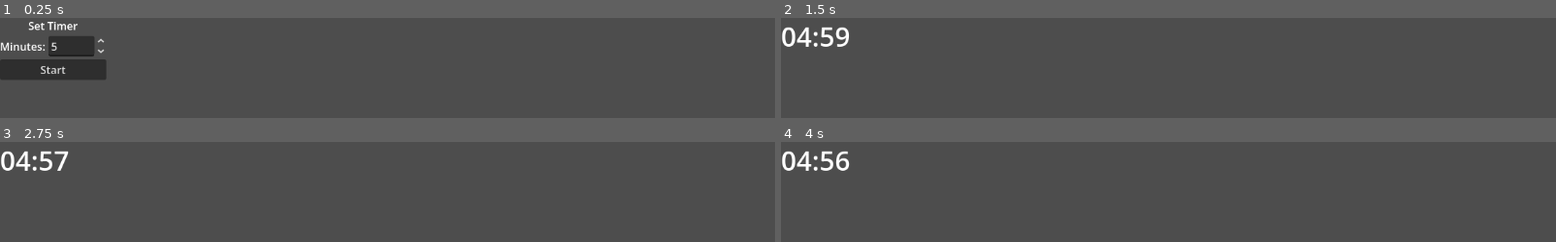
Above: before the commit, frames 1-4 (two rows, left to right).
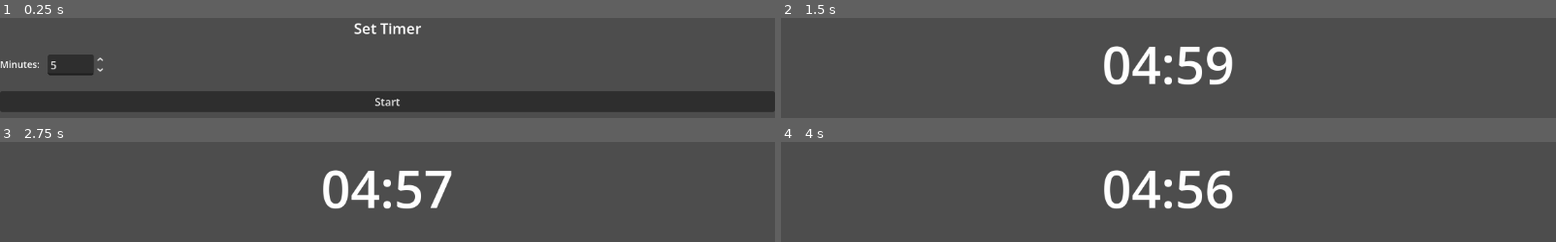
Above: after the commit, the same moments.

Repository: GiaZozula/timer-app
Game: Godot game, scene res://scenes/main.tscn
The game is run twice, just before and just after one commit, with the same random seed, the same clock (stepped at 60 frames per second) and the same inputs.
Inputs:
- Up to frame 1 (0.25 s): no input
- Up to frame 2 (1.5 s): click "Start" at 0.5 s; tap Enter at 1.25 s
- Up to frame 3 (2.75 s): tap Space at 2 s
- Up to frame 4 (4 s): tap Enter at 3.5 s

The runs differ from the first frame. In frame 1, 25% of the frame differs, in the area x 0-100%, y 3-95%; in frame 2, 3.7%; in frame 3, 3.4%; in frame 4, 3.7%.

Commit message:
add safescreen and responsiveness

Diff:
--- a/Godot/timer-app/project.godot
+++ b/Godot/timer-app/project.godot
@@ -15,6 +15,10 @@
 config/features=PackedStringArray("4.6", "Mobile")
 config/icon="res://icon.svg"
 
+[display]
+
+window/handheld/orientation=1
+
 [physics]
 
 3d/physics_engine="Jolt Physics"
--- a/Godot/timer-app/scenes/main.tscn
+++ b/Godot/timer-app/scenes/main.tscn
@@ -2,12 +2,11 @@
 
 [ext_resource type="Script" uid="uid://bnwpysmdnjtis" path="res://scripts/core/main.gd" id="1_jyhfs"]
 [ext_resource type="Script" uid="uid://c4dfx7vyx64je" path="res://scripts/core/TimerController.gd" id="1_o5qli"]
-[ext_resource type="PackedScene" uid="uid://d01jwr4g2s6vx" path="res://scenes/ui/SetupScreen.tscn" id="2_0wfyh"]
 [ext_resource type="PackedScene" uid="uid://c2rig1h3try4q" path="res://scenes/animation/CatScene.tscn" id="3_o6xl0"]
-[ext_resource type="Script" uid="uid://dohslqwjte4f" path="res://scripts/ui/SetupScreen.gd" id="3_sugp2"]
 [ext_resource type="Script" uid="uid://bx5vf5qqgnswn" path="res://scripts/core/ThemeController.gd" id="3_tipki"]
-[ext_resource type="PackedScene" uid="uid://f0f7ynvy8vt2" path="res://scenes/ui/RunScreen.tscn" id="5_tbgi4"]
-[ext_resource type="Script" uid="uid://dbxrhjpfu6cwc" path="res://scripts/ui/RunScreen.gd" id="6_tefeu"]
+[ext_resource type="PackedScene" uid="uid://c0safe4re4root" path="res://scenes/ui/SafeAreaRoot.tscn" id="4_safe"]
+[ext_resource type="PackedScene" uid="uid://d01jwr4g2s6vx" path="res://scenes/ui/SetupScreen.tscn" id="5_setup"]
+[ext_resource type="PackedScene" uid="uid://f0f7ynvy8vt2" path="res://scenes/ui/RunScreen.tscn" id="6_run"]
 
 [node name="Main" type="Node" unique_id=1691925178]
 script = ExtResource("1_jyhfs")
@@ -18,56 +17,17 @@
 [node name="ThemeController" type="Node" parent="." unique_id=459119740]
 script = ExtResource("3_tipki")
 
-[node name="AudioController" type="Node" parent="." unique_id=1536974650]
+[node name="AudioController" type="Node" parent="." unique_id=459119741]
 
-[node name="AnimationRoot" type="Node2D" parent="." unique_id=1294286516]
+[node name="AnimationRoot" type="Node2D" parent="." unique_id=1294285176]
 
 [node name="CatScene" parent="AnimationRoot" unique_id=1754846696 instance=ExtResource("3_o6xl0")]
 
 [node name="UI" type="CanvasLayer" parent="." unique_id=1223684271]
 
-[node name="SetupScreen" parent="UI" unique_id=1127414695 instance=ExtResource("2_0wfyh")]
-script = ExtResource("3_sugp2")
+[node name="SafeAreaRoot" parent="UI" unique_id=1223684272 instance=ExtResource("4_safe")]
 
-[node name="VBoxContainer" type="VBoxContainer" parent="UI/SetupScreen" unique_id=1149377807]
-layout_mode = 0
-offset_right = 40.0
-offset_bottom = 40.0
+[node name="SetupScreen" parent="UI/SafeAreaRoot" unique_id=1127414695 instance=ExtResource("5_setup")]
 
-[node name="TitleLabel" type="Label" parent="UI/SetupScreen/VBoxContainer" unique_id=1352503530]
-layout_mode = 2
-text = "Set Timer"
-horizontal_alignment = 1
-
-[node name="HBoxContainer" type="HBoxContainer" parent="UI/SetupScreen/VBoxContainer" unique_id=1924276166]
-layout_mode = 2
-
-[node name="MinutesLabel" type="Label" parent="UI/SetupScreen/VBoxContainer/HBoxContainer" unique_id=1045114759]
-layout_mode = 2
-text = "Minutes:"
-
-[node name="MinutesSpinBox" type="SpinBox" parent="UI/SetupScreen/VBoxContainer/HBoxContainer" unique_id=2009577000]
-layout_mode = 2
-min_value = 1.0
-max_value = 60.0
-value = 5.0
-
-[node name="StartButton" type="Button" parent="UI/SetupScreen/VBoxContainer" unique_id=552930494]
-layout_mode = 2
-text = "Start"
-
-[node name="RunScreen" parent="UI" unique_id=986875311 instance=ExtResource("5_tbgi4")]
+[node name="RunScreen" parent="UI/SafeAreaRoot" unique_id=986875311 instance=ExtResource("6_run")]
 visible = false
-script = ExtResource("6_tefeu")
-
-[node name="CenterContainer" type="CenterContainer" parent="UI/RunScreen" unique_id=1383749807]
-layout_mode = 0
-offset_right = 40.0
-offset_bottom = 40.0
-
-[node name="TimeLabel" type="Label" parent="UI/RunScreen/CenterContainer" unique_id=1197899998]
-layout_mode = 2
-theme_override_font_sizes/font_size = 40
-text = "00:00"
-horizontal_alignment = 1
-vertical_alignment = 1
--- a/Godot/timer-app/scenes/ui/RunScreen.tscn
+++ b/Godot/timer-app/scenes/ui/RunScreen.tscn
@@ -1,7 +1,51 @@
 [gd_scene format=3 uid="uid://f0f7ynvy8vt2"]
 
-[node name="RunScreen" type="Control" unique_id=986875311]
+[ext_resource type="Script" path="res://scripts/ui/RunScreen.gd" id="1_run"]
+
+[node name="RunScreen" type="Control"]
 layout_mode = 3
-anchors_preset = 0
-offset_right = 40.0
-offset_bottom = 40.0
+anchors_preset = 15
+anchor_right = 1.0
+anchor_bottom = 1.0
+offset_left = 0.0
+offset_top = 0.0
+offset_right = 0.0
+offset_bottom = 0.0
+grow_horizontal = 2
+grow_vertical = 2
+script = ExtResource("1_run")
+
+[node name="VBoxContainer" type="VBoxContainer" parent="."]
+layout_mode = 1
+anchors_preset = 15
+anchor_right = 1.0
+anchor_bottom = 1.0
+offset_left = 0.0
+offset_top = 0.0
+offset_right = 0.0
+offset_bottom = 0.0
+grow_horizontal = 2
+grow_vertical = 2
+theme_override_constants/separation = 0
+
+[node name="TimerStrip" type="MarginContainer" parent="VBoxContainer"]
+layout_mode = 2
+theme_override_constants/margin_left = 16
+theme_override_constants/margin_top = 16
+theme_override_constants/margin_right = 16
+theme_override_constants/margin_bottom = 16
+size_flags_vertical = 0
+
+[node name="CenterContainer" type="CenterContainer" parent="VBoxContainer/TimerStrip"]
+layout_mode = 2
+
+[node name="TimeLabel" type="Label" parent="VBoxContainer/TimerStrip/CenterContainer"]
+layout_mode = 2
+text = "00:00"
+horizontal_alignment = 1
+vertical_alignment = 1
+
+[node name="AnimationArea" type="Control" parent="VBoxContainer"]
+layout_mode = 2
+size_flags_vertical = 3
+mouse_filter = 2
--- /dev/null
+++ b/Godot/timer-app/scenes/ui/SafeAreaRoot.tscn
@@ -0,0 +1,16 @@
+[gd_scene format=3 uid="uid://1hi8rpdkwoih"]
+
+[ext_resource type="Script" path="res://scripts/ui/SafeAreaController.gd" id="1_safe"]
+
+[node name="SafeAreaRoot" type="MarginContainer"]
+layout_mode = 3
+anchors_preset = 15
+anchor_right = 1.0
+anchor_bottom = 1.0
+offset_left = 0.0
+offset_top = 0.0
+offset_right = 0.0
+offset_bottom = 0.0
+grow_horizontal = 2
+grow_vertical = 2
+script = ExtResource("1_safe")
--- a/Godot/timer-app/scenes/ui/SetupScreen.tscn
+++ b/Godot/timer-app/scenes/ui/SetupScreen.tscn
@@ -1,7 +1,52 @@
 [gd_scene format=3 uid="uid://d01jwr4g2s6vx"]
 
-[node name="Control" type="Control" unique_id=1127414695]
+[ext_resource type="Script" path="res://scripts/ui/SetupScreen.gd" id="1_setup"]
+
+[node name="SetupScreen" type="Control"]
 layout_mode = 3
-anchors_preset = 0
-offset_right = 40.0
-offset_bottom = 40.0
+anchors_preset = 15
+anchor_right = 1.0
+anchor_bottom = 1.0
+offset_left = 0.0
+offset_top = 0.0
+offset_right = 0.0
+offset_bottom = 0.0
+grow_horizontal = 2
+grow_vertical = 2
+script = ExtResource("1_setup")
+
+[node name="VBoxContainer" type="VBoxContainer" parent="."]
+layout_mode = 1
+anchors_preset = 15
+anchor_right = 1.0
+anchor_bottom = 1.0
+offset_left = 0.0
+offset_top = 0.0
+offset_right = 0.0
+offset_bottom = 0.0
+grow_horizontal = 2
+grow_vertical = 2
+theme_override_constants/separation = 24
+
+[node name="TitleLabel" type="Label" parent="VBoxContainer"]
+layout_mode = 2
+text = "Set Timer"
+horizontal_alignment = 1
+
+[node name="HBoxContainer" type="HBoxContainer" parent="VBoxContainer"]
+layout_mode = 2
+theme_override_constants/separation = 12
+
+[node name="MinutesLabel" type="Label" parent="VBoxContainer/HBoxContainer"]
+layout_mode = 2
+text = "Minutes:"
+
+[node name="MinutesSpinBox" type="SpinBox" parent="VBoxContainer/HBoxContainer"]
+layout_mode = 2
+min_value = 1.0
+max_value = 60.0
+value = 5.0
+
+[node name="StartButton" type="Button" parent="VBoxContainer"]
+layout_mode = 2
+text = "Start"
--- a/Godot/timer-app/scripts/core/ThemeController.gd
+++ b/Godot/timer-app/scripts/core/ThemeController.gd
@@ -1,4 +1,9 @@
 extends Node
+
+## Standard font sizes (points) shared across all themes. Not theme-specific.
+const FONT_SIZE_TITLE := 28
+const FONT_SIZE_BODY := 18
+const FONT_SIZE_TIMER := 96
 
 var theme_data: Dictionary = {}
 
@@ -54,3 +59,15 @@
 
 func get_audio_outro() -> String:
 	return theme_data.get("audio", {}).get("outro", "")
+
+
+func get_font_size(font_key: String) -> int:
+	match font_key:
+		"title":
+			return FONT_SIZE_TITLE
+		"body":
+			return FONT_SIZE_BODY
+		"timer":
+			return FONT_SIZE_TIMER
+		_:
+			return FONT_SIZE_BODY
--- a/Godot/timer-app/scripts/core/main.gd
+++ b/Godot/timer-app/scripts/core/main.gd
@@ -2,25 +2,26 @@
 
 @onready var timer_controller = $TimerController
 @onready var theme_controller = $ThemeController
-@onready var run_screen = $UI/RunScreen
-@onready var setup_screen = $UI/SetupScreen
+@onready var run_screen = $UI/SafeAreaRoot/RunScreen
+@onready var setup_screen = $UI/SafeAreaRoot/SetupScreen
 @onready var animation_controller = $AnimationRoot/CatScene/AnimationController
 
 
 func _ready():
-	# Load theme
 	theme_controller.load_theme("res://themes/cat_garden.theme.json")
 
-	# Connect timer signals
+	setup_screen.set_theme_controller(theme_controller)
+	setup_screen.apply_scaled_fonts()
+	run_screen.set_theme_controller(theme_controller)
+	run_screen.apply_scaled_fonts()
+
 	timer_controller.tick.connect(run_screen.update_time)
 	timer_controller.event_trigger.connect(animation_controller.play_event)
 	timer_controller.outro_start.connect(animation_controller.play_outro)
 	timer_controller.finished.connect(_on_timer_finished)
 
-	# Connect UI
 	setup_screen.start_pressed.connect(_on_start_pressed)
 
-	# Initial UI state
 	run_screen.visible = false
 	setup_screen.visible = true
 
--- a/Godot/timer-app/scripts/ui/RunScreen.gd
+++ b/Godot/timer-app/scripts/ui/RunScreen.gd
@@ -1,11 +1,43 @@
 extends Control
 
-@onready var time_label = $CenterContainer/TimeLabel
+var _theme_controller: Node = null
+
+@onready var time_label = $VBoxContainer/TimerStrip/CenterContainer/TimeLabel
+@onready var timer_strip = $VBoxContainer/TimerStrip
 
 
-func update_time(remaining_seconds: float):
-	var seconds = int(remaining_seconds)
-	var minutes = int(seconds / 60.0)
-	var secs = seconds % 60
+func _ready() -> void:
+	if get_viewport():
+		get_viewport().size_changed.connect(_apply_scaled_fonts)
+	_apply_scaled_fonts()
 
+
+func set_theme_controller(controller: Node) -> void:
+	_theme_controller = controller
+	_apply_scaled_fonts()
+
+
+func apply_scaled_fonts() -> void:
+	_apply_scaled_fonts()
+
+
+func _apply_scaled_fonts() -> void:
+	if not is_instance_valid(get_parent()):
+		return
+	var safe_root := get_parent()
+	if not safe_root.has_method("get_font_scale"):
+		return
+	var scale_factor: float = safe_root.get_font_scale()
+	var base_timer := 96
+	if _theme_controller and _theme_controller.has_method("get_font_size"):
+		base_timer = _theme_controller.get_font_size("timer")
+	var font_size := int(base_timer * scale_factor)
+	time_label.add_theme_font_size_override("font_size", font_size)
+	timer_strip.custom_minimum_size.y = int(font_size * 1.6)
+
+
+func update_time(remaining_seconds: float) -> void:
+	var seconds: int = int(remaining_seconds)
+	var minutes: int = int(seconds / 60.0)
+	var secs: int = seconds % 60
 	time_label.text = "%02d:%02d" % [minutes, secs]
--- /dev/null
+++ b/Godot/timer-app/scripts/ui/SafeAreaController.gd
@@ -0,0 +1,69 @@
+extends MarginContainer
+
+## Applies iOS-style safe area insets (notch, home bar, rounded corners) via margins.
+## Uses DisplayServer.get_display_safe_area() when available; falls back to configurable insets.
+## Also provides a font scale factor for responsive text (viewport-height based).
+
+const REFERENCE_VIEWPORT_HEIGHT := 800.0
+
+var _fallback_insets: Dictionary = {
+	"left": 0, "top": 0, "right": 0, "bottom": 0
+}
+
+
+func _ready() -> void:
+	update_safe_area_margins()
+	if get_viewport():
+		get_viewport().size_changed.connect(update_safe_area_margins)
+
+
+func _notification(what: int) -> void:
+	if what == NOTIFICATION_RESIZED:
+		update_safe_area_margins()
+
+
+func update_safe_area_margins() -> void:
+	var vp := get_viewport()
+	if not vp:
+		return
+
+	var window_size := DisplayServer.window_get_size()
+	if window_size.x <= 0 or window_size.y <= 0:
+		_apply_margins(_fallback_insets)
+		return
+
+	var safe_rect := DisplayServer.get_display_safe_area()
+	var viewport_size := vp.get_visible_rect().size
+
+	var inv := vp.get_final_transform().affine_inverse()
+	var safe_pos := inv * Vector2(safe_rect.position)
+	var safe_end := inv * Vector2(safe_rect.position + safe_rect.size)
+
+	var left := int(maxf(0.0, safe_pos.x))
+	var top := int(maxf(0.0, safe_pos.y))
+	var right := int(maxf(0.0, viewport_size.x - safe_end.x))
+	var bottom := int(maxf(0.0, viewport_size.y - safe_end.y))
+
+	add_theme_constant_override("margin_left", left)
+	add_theme_constant_override("margin_top", top)
+	add_theme_constant_override("margin_right", right)
+	add_theme_constant_override("margin_bottom", bottom)
+
+
+func _apply_margins(insets: Dictionary) -> void:
+	add_theme_constant_override("margin_left", insets.get("left", 0))
+	add_theme_constant_override("margin_top", insets.get("top", 0))
+	add_theme_constant_override("margin_right", insets.get("right", 0))
+	add_theme_constant_override("margin_bottom", insets.get("bottom", 0))
+
+
+## Returns a scale factor for font sizes based on viewport height.
+## Use with theme base font sizes for responsive, legible text.
+func get_font_scale() -> float:
+	var vp := get_viewport()
+	if not vp:
+		return 1.0
+	var h := vp.get_visible_rect().size.y
+	if h <= 0.0:
+		return 1.0
+	return clampf(h / REFERENCE_VIEWPORT_HEIGHT, 0.7, 1.5)
--- a/Godot/timer-app/scripts/ui/SetupScreen.gd
+++ b/Godot/timer-app/scripts/ui/SetupScreen.gd
@@ -2,15 +2,44 @@
 
 signal start_pressed(duration_seconds: float)
 
+var _theme_controller: Node = null
+
 @onready var minutes_spinbox = $VBoxContainer/HBoxContainer/MinutesSpinBox
 @onready var start_button = $VBoxContainer/StartButton
+@onready var title_label = $VBoxContainer/TitleLabel
+@onready var minutes_label = $VBoxContainer/HBoxContainer/MinutesLabel
 
 
-func _ready():
+func _ready() -> void:
 	start_button.pressed.connect(_on_start_pressed)
+	if get_viewport():
+		get_viewport().size_changed.connect(_apply_scaled_fonts)
+	_apply_scaled_fonts()
 
 
-func _on_start_pressed():
-	var minutes = minutes_spinbox.value
-	var duration_seconds = minutes * 60.0
-	emit_signal("start_pressed", duration_seconds)
+func set_theme_controller(controller: Node) -> void:
+	_theme_controller = controller
+	_apply_scaled_fonts()
+
+
+func apply_scaled_fonts() -> void:
+	_apply_scaled_fonts()
+
+
+func _apply_scaled_fonts() -> void:
+	if not _theme_controller or not is_instance_valid(get_parent()):
+		return
+	var safe_root := get_parent()
+	if not safe_root.has_method("get_font_scale"):
+		return
+	var scale_factor: float = safe_root.get_font_scale()
+	var base_title: int = _theme_controller.get_font_size("title") if _theme_controller.has_method("get_font_size") else 28
+	var base_body: int = _theme_controller.get_font_size("body") if _theme_controller.has_method("get_font_size") else 18
+
+	title_label.add_theme_font_size_override("font_size", int(base_title * scale_factor))
+	minutes_label.add_theme_font_size_override("font_size", int(base_body * scale_factor))
+
+
+func _on_start_pressed() -> void:
+	var minutes: float = minutes_spinbox.value
+	emit_signal("start_pressed", minutes * 60.0)
Not shown, added: Godot/timer-app/scripts/ui/SafeAreaController.gd.uid
Not shown, removed: .DS_Store
Not shown, added: .gitignore
Not shown, removed: Godot/.DS_Store
Not shown, removed: Godot/timer-app/.DS_Store
